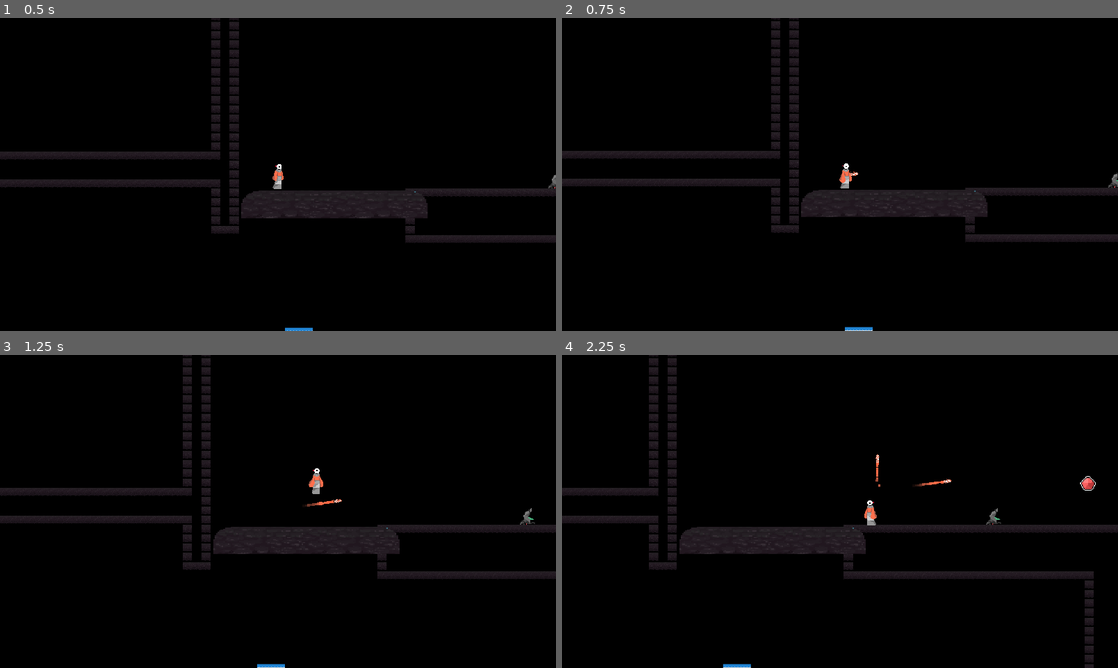
Above: before the commit, frames 1-4 (two rows, left to right).
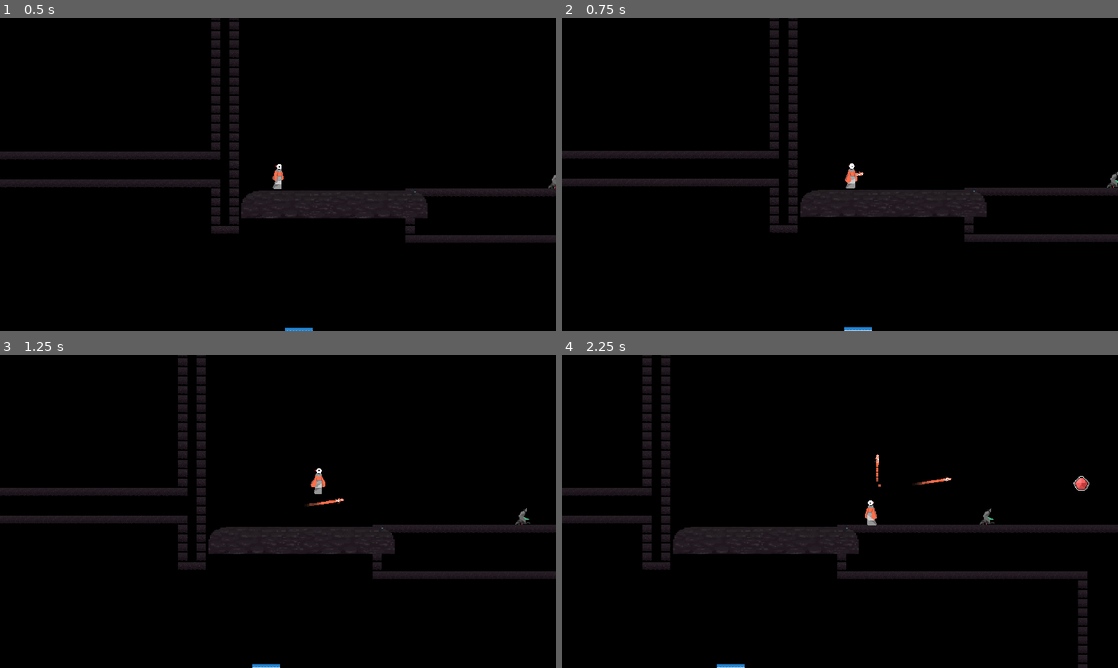
Above: after the commit, the same moments.

Repository: unsaltedkale/Quilt
Game: Godot game, scene res://Alex's Folder/tscns/levels/tutorial_1.tscn
Same seed, same stepped clock (60 frames per second), same inputs: the game is played once before the commit and once after it. This scene is started directly instead of the project's main scene. The engine's default icon, where the game draws it, is replaced by a stand-in: a white triangle on a blue panel in a dark square. Sound files missing from this copy of the repository are replaced by a short silence.
Inputs (mouse positions are in pixels of both pictures, inside the frame that each line leads up to):
- Up to frame 1 (0.5 s): no input
- Up to frame 2 (0.75 s): tap Enter at 0.5 s; move the mouse to (962, 158) at 0.52 s; hold D (move_right) from 0.53 s (still down); tap S (crouch) at 0.6 s; click (962, 158) at 0.67 s
- Up to frame 3 (1.25 s): keep holding D (move_right); tap Space (jump) at 0.77 s
- Up to frame 4 (2.25 s): move the mouse to (728, 527) at 1.27 s; tap S (crouch) at 1.35 s; tap Space (jump) at 1.52 s; move the mouse to (895, 442) at 2.02 s; release D (move_right) at 2.03 s; press the mouse at (895, 442) at 2.03 s; hold A (move_left) from 2.03 s (still down)

Frame 1 is identical in both runs. In frame 2, 0.7% of the frame differs, in the area x 37-100%, y 0-100%; in frame 3, 2.0%; in frame 4, 3.2%, in the area x 14-100%, y 0-100%.

Commit message:
working on crouch slow

Diff:
--- a/Emily WIP/Scripts/idle_state.gd
+++ b/Emily WIP/Scripts/idle_state.gd
@@ -11,7 +11,7 @@
 			an.play("idle")
 
 func Enter(previous_state: State):
-	if crouch_speed == true:
+	if player.crouch_speed == true:
 		_crouch_control()
 	else:
 		#idle_quilt()
@@ -28,10 +28,9 @@
 	_change_state()
 
 	_crouch_control()
-	if crouch_speed == true and walk_speed != 100:
-
+	if player.crouch_speed == true and walk_speed != 100:
 		walk_speed = 100
-	elif crouch_speed == false:
+	elif player.crouch_speed == false and walk_speed == 100:
 		walk_speed = 800
 
 
--- a/Emily WIP/Scripts/player.gd
+++ b/Emily WIP/Scripts/player.gd
@@ -24,6 +24,8 @@
 @export var r_calc: recoil_calculation_type
 
 var jump_count : int
+
+var crouch_speed : bool
 
 func _ready() -> void:
 	health = max_health
--- a/Emily WIP/Scripts/state_base.gd
+++ b/Emily WIP/Scripts/state_base.gd
@@ -13,7 +13,6 @@
 var decceleration = 750 * 6
 var sm : StateMachine
 var smcs : State
-var crouch_speed : bool
 
 
 signal Transition
@@ -58,11 +57,9 @@
 
 func _crouch_control():
 	if Input.is_action_just_pressed("crouch"):
-		crouch_speed = true
 		player.quilt_crouch.disabled = false
 		player.quilt_collider.disabled = true
 	if Input.is_action_just_released("crouch"):
-		crouch_speed = false
 		player.quilt_collider.disabled = false
 		player.quilt_crouch.disabled = true
 	pass
--- a/Emily WIP/Scripts/walk.gd
+++ b/Emily WIP/Scripts/walk.gd
@@ -3,14 +3,10 @@
 signal play_footsteps()
 signal stop_footsteps()
 
-func quilt_walk():
-	pass
-
 func Enter(previous_state: State):
-	if crouch_speed == true:
+	if player.crouch_speed == true:
+		walk_speed = 100
 		_crouch_control()
-	else:
-		quilt_walk()
 	play_footsteps.emit()
 	#print("walking")
 
@@ -30,12 +26,10 @@
 func Physics_Update(_delta):
 	_recoil_recharge_check()
 
-	quilt_walk()
-
 	_crouch_control()
-	if crouch_speed == true and walk_speed != 100:
+	if player.crouch_speed == true and walk_speed != 100:
 		walk_speed = 100
-	elif crouch_speed == false:
+	elif player.crouch_speed == false and walk_speed == 100:
 		walk_speed = 800
 
 	if abs(move_dir) == 0:
